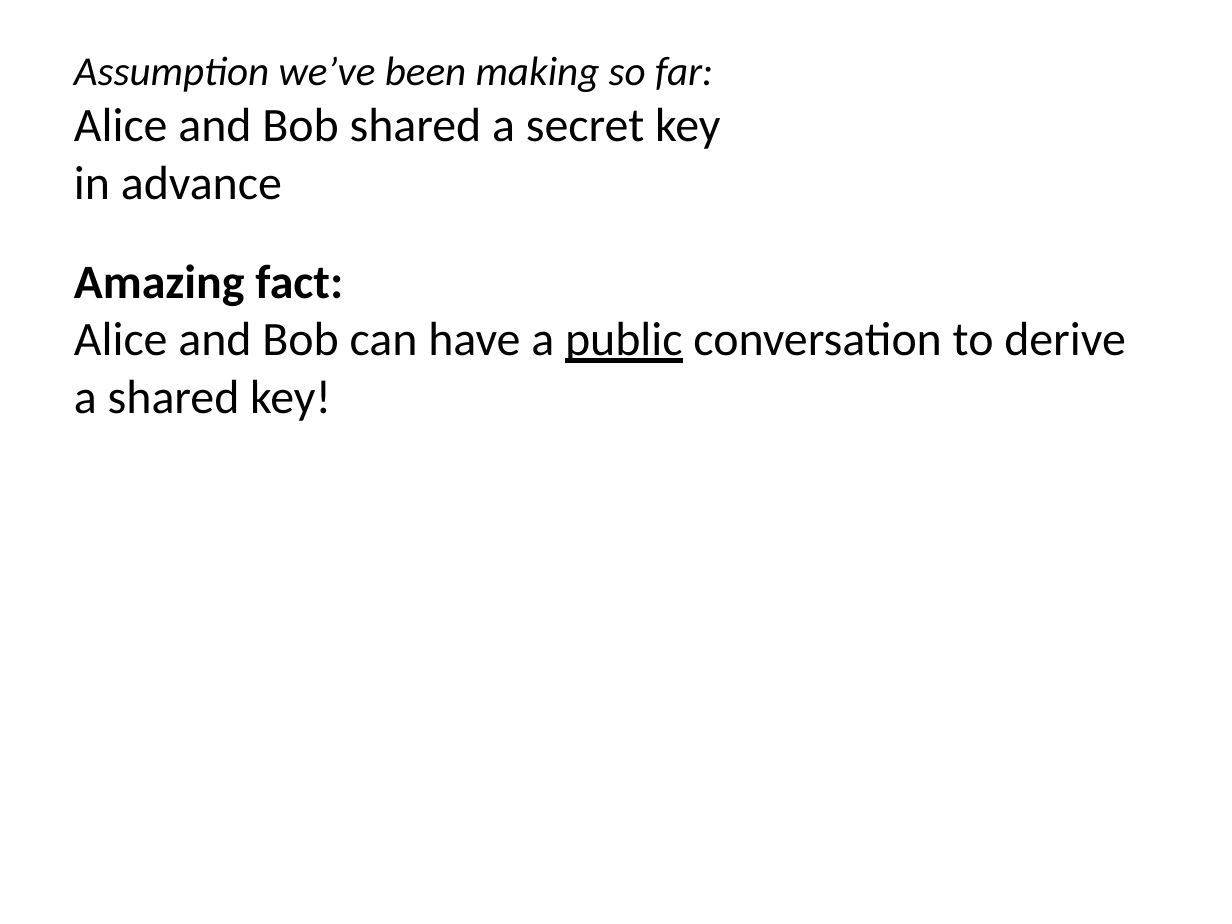
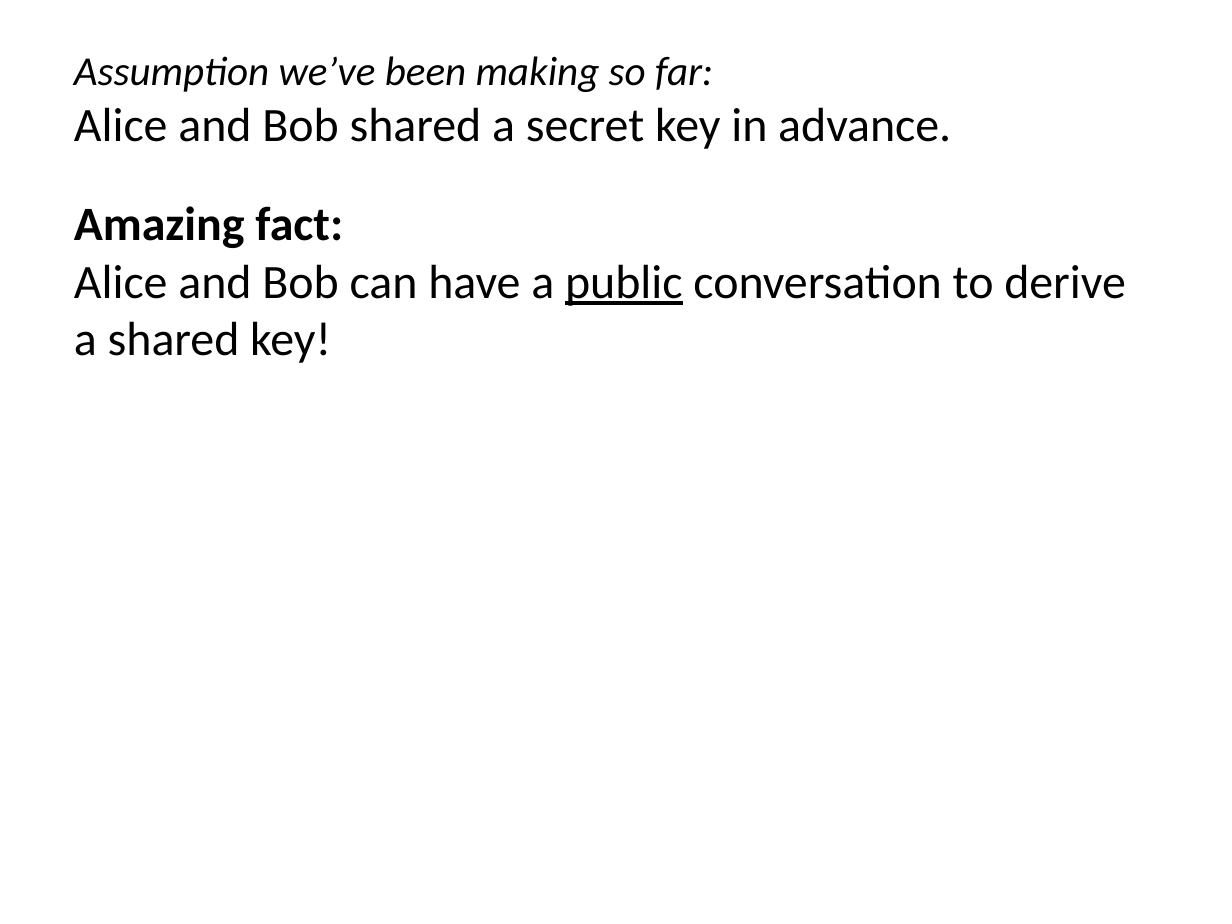
Before and after one commit to noise-lab/security-course, a slide deck: slide 52 of fall2016/lectures/4-Ciphers.pptx (slide 57 before the commit). Drawn at 1232x924 pixels with LibreOffice and Linux fonts; fonts in the diff are those of the drawing. Boxes give left, top, right and bottom in pixels: in the first picture for what was removed or moved away, otherwise in the second. Text is boxed around its words. In the diff, an @@ line names an element or a change of style, - is before the commit and + after.

```diff
--- a/fall2016/lectures/4-Ciphers.pptx
+++ b/fall2016/lectures/4-Ciphers.pptx
@@ text at [74, 56, 951, 149]: text changed @@
-Assumption we’ve been making so far:
-Alice and Bob shared a secret key
-in advance
+Assumption we’ve been making so far:
+Alice and Bob shared a secret key in advance.
```
Also in this commit, not shown: 45 other slides changed, 2 slides added, 2 slides removed, 3 other files.
